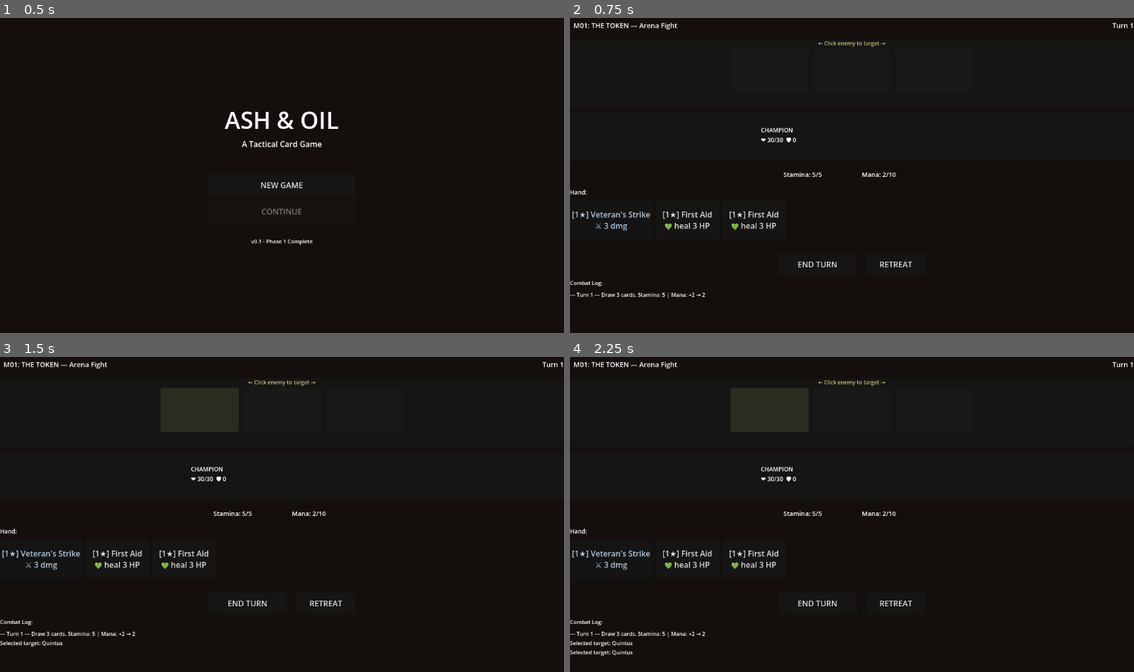
Above: before the commit, frames 1-4 (two rows, left to right).
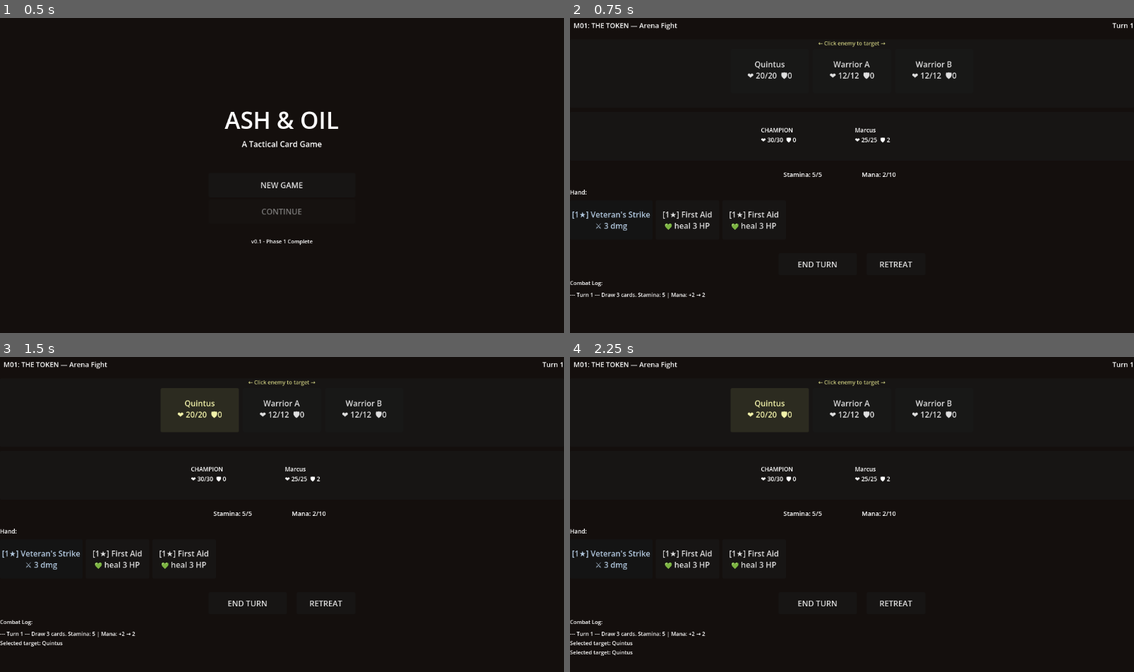
Above: after the commit, the same moments.

Repository: StoveGodCooks/ash-oil
Game: Godot game, scene res://scenes/Main.tscn
Two runs of this game, one before a commit and one after it. Both use one fixed random seed, a clock stepped at 60 frames per second and the inputs below.
Inputs (mouse positions are in pixels of both pictures, inside the frame that each line leads up to):
- Up to frame 1 (0.5 s): no input
- Up to frame 2 (0.75 s): click "NEW GAME" at 0.5 s
- Up to frame 3 (1.5 s): click (197, 410) at 1.27 s
- Up to frame 4 (2.25 s): click (767, 410) at 2 s, where only the run after the commit has a clickable "Quintus ❤ 20/20 🛡0"

Frame 1 is identical in both runs. In frame 2, 0.5% of the frame differs, in the area x 31-69%, y 13-40%; in frame 3, 0.5%; in frame 4, 0.5%.
Error before the commit: Invalid access to property or key 'lieutenants' on a base object of type 'Node (GameState.gd)'. (res://scripts/ui/CombatUI.gd:529)

Commit message:
fix: resolve CombatUI errors (unused params, lieutenant display, enemy labels)
- Prefix unused _actor/_enemy params to satisfy GDScript linter
- Fix lieutenant display: use CardManager.get_lieutenant() not GameState.lieutenants
- Fix enemy labels: use Button.text directly (labels were never added to scene tree)

Co-Authored-By: Claude Haiku 4.5 <noreply@anthropic.com>

Diff:
--- a/scripts/ui/CombatUI.gd
+++ b/scripts/ui/CombatUI.gd
@@ -138,15 +138,11 @@
 	for i in range(enemies.size()):
 		var e_btn = Button.new()
 		e_btn.custom_minimum_size = Vector2(160, 90)
+		e_btn.text = _get_enemy_display(i)
 		e_btn.pressed.connect(_on_enemy_selected.bind(i))
 		enemy_hbox.add_child(e_btn)
 		enemy_buttons.append(e_btn)
-
-		var e_label = Label.new()
-		e_label.text = _get_enemy_display(i)
-		e_label.horizontal_alignment = HORIZONTAL_ALIGNMENT_CENTER
-		e_label.add_theme_font_size_override("font_size", 12)
-		enemy_labels.append(e_label)
+		enemy_labels.append(e_btn)  # Use button as label reference
 
 	# Player zone
 	var player_panel = PanelContainer.new()
@@ -397,7 +393,7 @@
 			return i
 	return -1
 
-func _deal_damage_to_enemy(idx: int, amount: int, actor: String = "champion") -> void:
+func _deal_damage_to_enemy(idx: int, amount: int, _actor: String = "champion") -> void:
 	if idx < 0 or idx >= enemies.size():
 		return
 	var enemy = enemies[idx]
@@ -418,7 +414,7 @@
 	if synergy_type != "none":
 		active_synergies[synergy_type] = active_synergies.get(synergy_type, 0) + 1
 
-func _get_synergy_multiplier(enemy: Dictionary) -> float:
+func _get_synergy_multiplier(_enemy: Dictionary) -> float:
 	"""Get damage multiplier based on active synergies"""
 	var mult = 1.0
 	# Poison synergy: each stack adds 10% damage
@@ -526,9 +522,9 @@
 
 func _get_lt_display(lt_name: String) -> String:
 	"""Get display string for a lieutenant"""
-	var lt_data = GameState.lieutenants.get(lt_name, {})
+	var lt_data = CardManager.get_lieutenant(lt_name)
 	var lt_hp = lt_data.get("hp", 25)
-	var lt_max_hp = lt_data.get("max_hp", 25)
+	var lt_max_hp = lt_data.get("hp", 25)
 	var lt_armor = lt_data.get("armor", 2)
 
 	if lt_hp <= 0:
